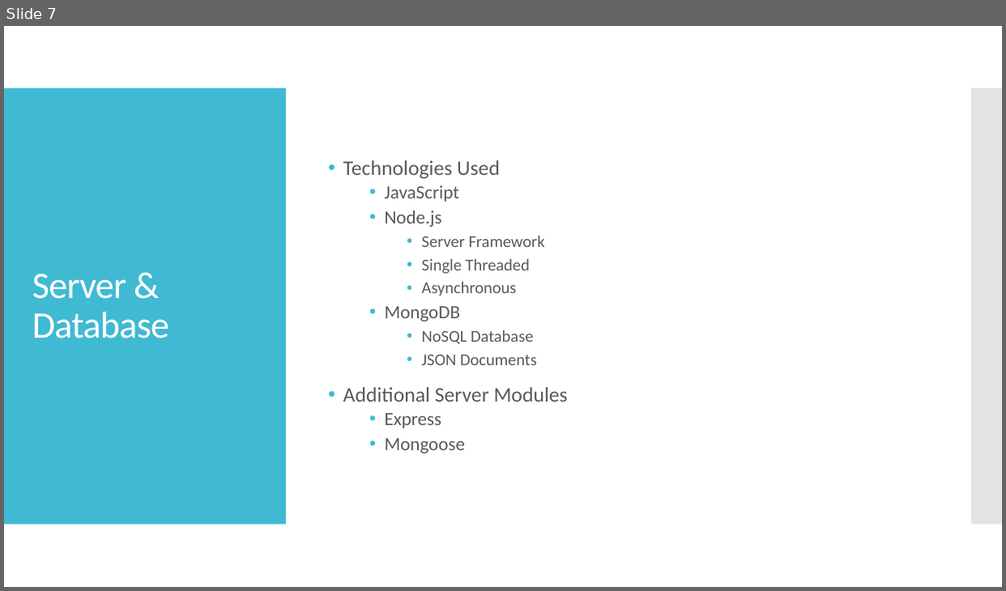
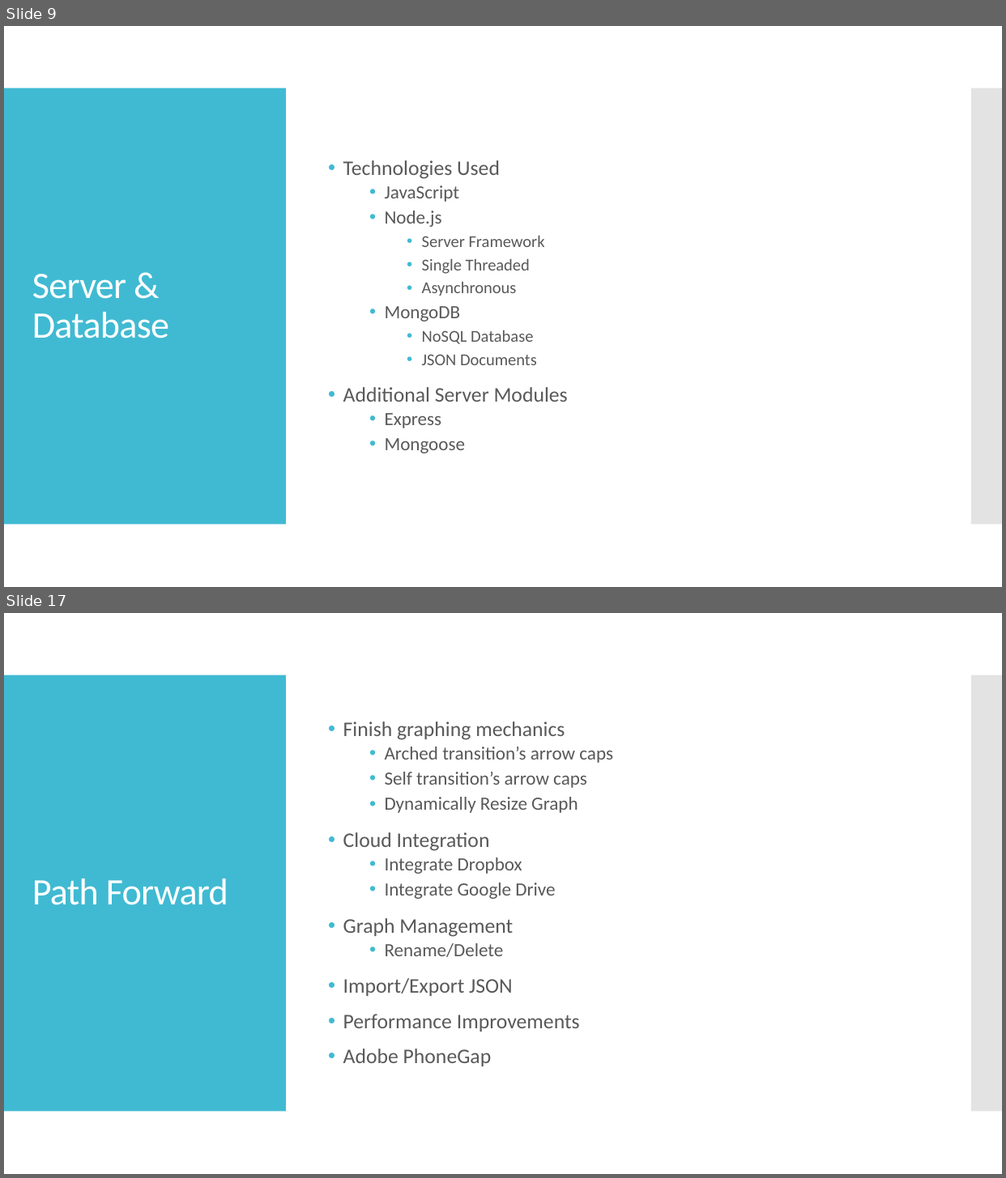
Before and after one commit to dhardin/Finite-State-Machine-Online, a slide deck: Presentation.pptx. Shown one above the other, each under a label of ours: slide 7 before the commit, slides 9 and 17 after it; the slides between them are not shown. The pictures are 1006x591 and 1006x1178 pixels, drawn with LibreOffice and Linux fonts; fonts in the diff are those of the drawing. Boxes give left, top, right and bottom in pixels: in the first picture for what was removed or moved away, otherwise in the second. Text is boxed around its words. In the diff, an @@ line names an element or a change of style, - is before the commit and + after.

```diff
--- a/Presentation.pptx
+++ b/Presentation.pptx
@@ slide 17 added at bbox=[4, 613, 1002, 1174], background #FFFFFF; not listed: 2 template elements that a slide beside it also shows @@
@@ text added at bbox=[343, 722, 613, 1067], 18 pt, text #595959 @@
+• Finish graphing mechanics
+  • Arched transition’s arrow caps
+  • Self transition’s arrow caps
+  • Dynamically Resize Graph
+• Cloud Integration
+  • Integrate Dropbox
+  • Integrate Google Drive
+• Graph Management
+  • Rename/Delete
+• Import/Export JSON
+• Performance Improvements
+• Adobe PhoneGap
@@ title added at bbox=[32, 879, 228, 905], 36 pt, text #FFFFFF @@
+Path Forward
@@ what was slide 7 is now slide 9 @@
```
Also in this commit, not shown: 3 slides changed, 11 other slides added, 1 slide removed, 4 other files.
